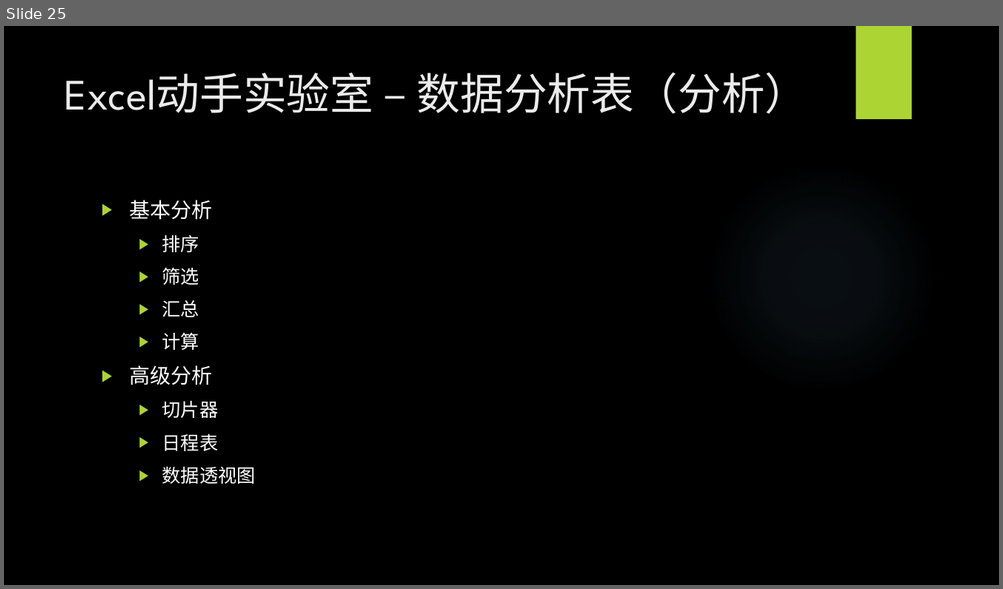
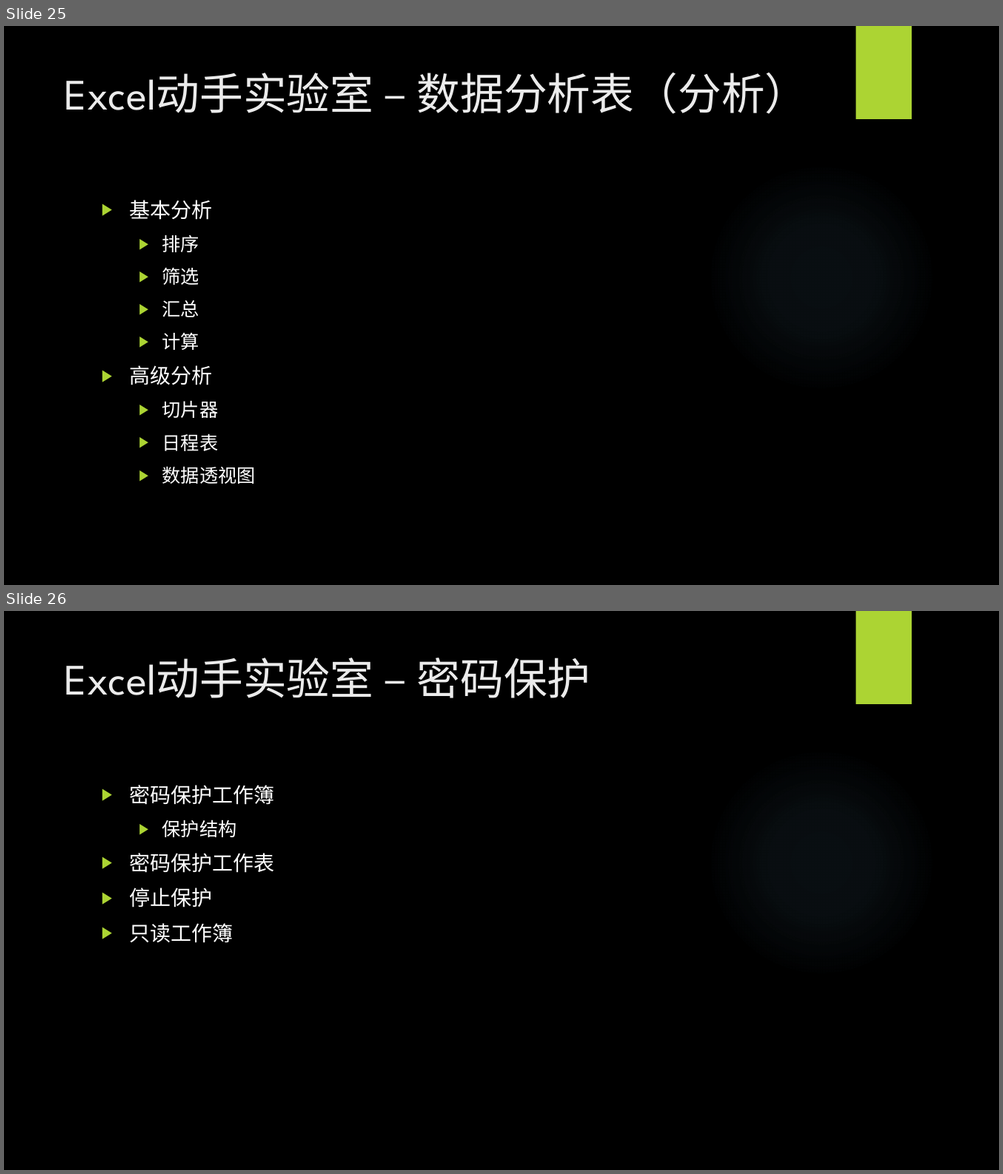
Before and after one commit to BigEgg/OfficeTraining, a slide deck: Excel动手实验室.pptx. Shown one above the other, each under a label of ours: slide 25 before the commit, slides 25 and 26 after it. The pictures are 1003x589 and 1003x1174 pixels, drawn with LibreOffice and Linux fonts; fonts in the diff are those of the drawing; background and template pictures are left out. Boxes give left, top, right and bottom in pixels: in the first picture for what was removed or moved away, otherwise in the second. Text is boxed around its words. In the diff, an @@ line names an element or a change of style, - is before the commit and + after.

```diff
--- a/Excel动手实验室.pptx
+++ b/Excel动手实验室.pptx
@@ slide 26 added at <box>4,611,999,1170</box>, background picture (left out); not listed: 2 template elements that a slide beside it also shows @@
@@ title added at <box>64,658,590,698</box>, 42 pt, text #EBEBEB @@
+Excel动手实验室 – 密码保护
@@ text added at <box>130,785,275,943</box>, 20 pt, text #FFFFFF @@
+▶ 密码保护工作簿
+  ▶ 保护结构
+▶ 密码保护工作表
+▶ 停止保护
+▶ 只读工作簿
```
Also in this commit, not shown: 1 slide changed.
